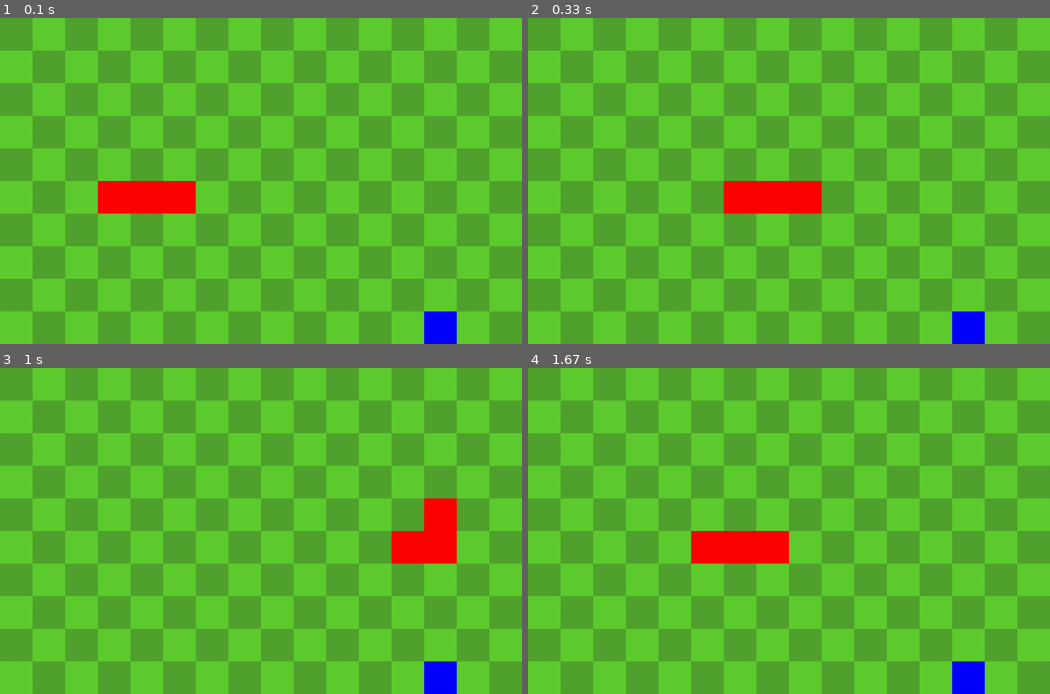
Above: before the commit, frames 1-4 (two rows, left to right).
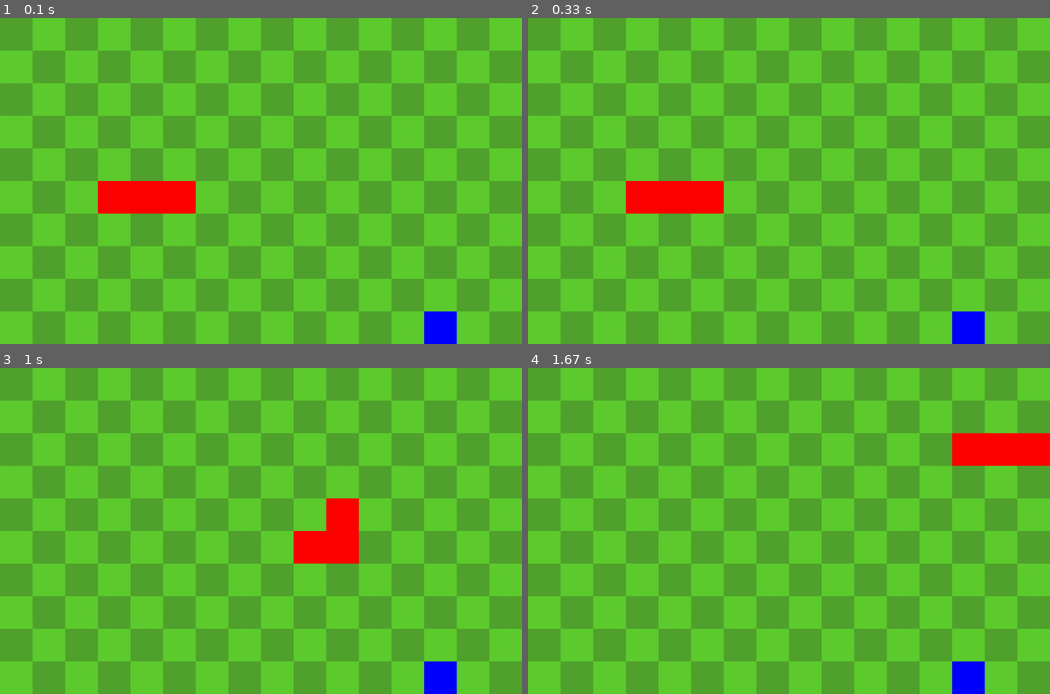
Above: after the commit, the same moments.

Repository: KizzleMcBizzle/Snake-pygame
Game: pygame game, started from code/main.py
The game is run twice, just before and just after one commit, with the same random seed, the same clock (stepped at 60 frames per second) and the same inputs.
Inputs:
- Up to frame 1 (0.1 s): no input
- Up to frame 2 (0.33 s): no input
- Up to frame 3 (1 s): hold Right 0.33-0.8 s; hold Up from 0.83 s (still down)
- Up to frame 4 (1.67 s): release Up at 1.13 s; hold Right 1.17-1.63 s

Frame 1 is identical in both runs. In frame 2, 3.8% of the frame differs, in the area x 18-57%, y 50-61%; in frame 3, 3.8%, in the area x 56-88%, y 39-61%; in frame 4, 3.8%.

Commit message:
Finished up functionality of the game, now working on graphics

Diff:
--- a/code/apple.py
+++ b/code/apple.py
@@ -1,3 +1,4 @@
+import os
 from settings import *
 from random import choice
 
@@ -6,6 +7,12 @@
         self.display_surface = pygame.display.get_surface()
         self.snake = snake
         self.set_pos()
+
+        #Apple image
+        script_dir = os.path.dirname(__file__)  # Get the directory of the current script
+        rel_path = "../graphics/apple.png"  # The path to the image file relative to the script directory
+        abs_file_path = os.path.join(script_dir, rel_path)  # Join the two paths
+        self.surf = pygame.image.load(abs_file_path).convert_alpha()  # Load the image
 
     def set_pos(self):
         availablePos = [pygame.Vector2(x,y)
@@ -19,3 +26,4 @@
     def draw(self):
         rect = pygame.Rect(self.pos.x * cellSize, self.pos.y * cellSize, cellSize, cellSize)
         pygame.draw.rect(self.display_surface,'blue', rect)
+        # self.display_surface.blit(self.surf, rect)
--- a/code/main.py
+++ b/code/main.py
@@ -66,19 +66,14 @@
                 if event.type == self.update_timer and self.game_active and not self.game_paused:
                     self.snake.update()
                 if event.type == pygame.KEYDOWN:
+                    self.game_active = True
                     if event.key == pygame.K_ESCAPE:
                         self.game_paused = not self.game_paused
 
-            keys = pygame.key.get_pressed()
-            if not self.game_active:
-                self.game_active = True
-
             #updates
-            self.input()
-
-            #updates
-            self.input()
-            self.collision()
+            if self.game_active:
+                self.input()
+                self.collision()
 
             #drawing
             self.draw_bg()
Binary file added: graphics/apple.png
